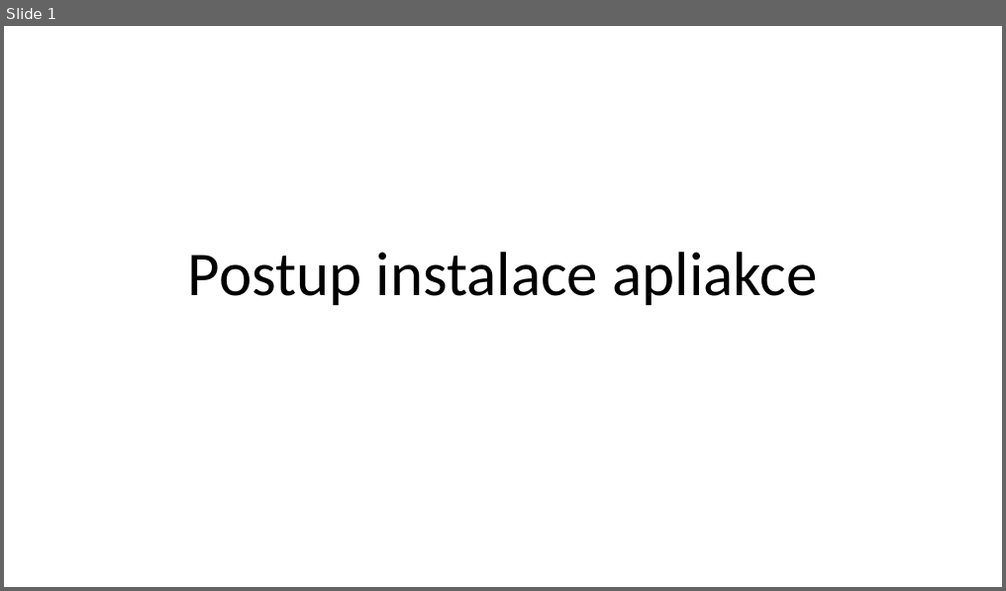
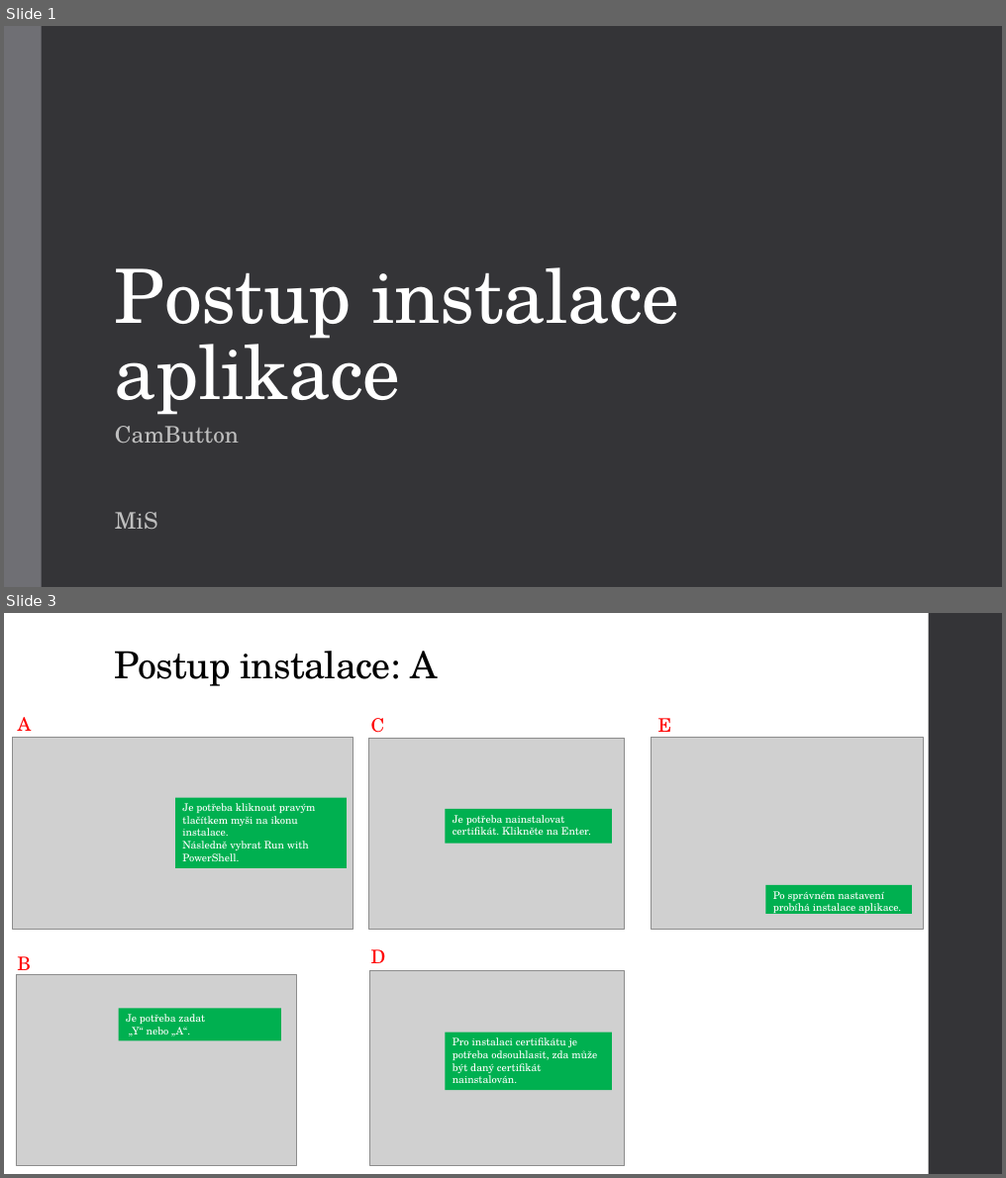
Before and after one commit to F3n1XXV/BadgesProject, a slide deck: UwpCamButton/Dokuments/Postup instalace aplikace.pptx. Shown one above the other, each under a label of ours: slide 1 before the commit, slides 1 and 3 after it; the slides between them are not shown. The pictures are 1006x591 and 1006x1178 pixels, drawn with LibreOffice and Linux fonts; fonts in the diff are those of the drawing; grey boxes stand for pictures. Boxes give left, top, right and bottom in pixels: in the first picture for what was removed or moved away, otherwise in the second. Text is boxed around its words. In the diff, an @@ line names an element or a change of style, - is before the commit and + after.

```diff
--- a/UwpCamButton/Dokuments/Postup instalace aplikace.pptx
+++ b/UwpCamButton/Dokuments/Postup instalace aplikace.pptx
@@ slide 3 added at box(4, 613, 1002, 1174), background #FFFFFF @@
@@ rectangle added at box(929, 613, 1002, 1174), fill #353537 @@
@@ title added at box(115, 651, 437, 686), 36 pt, text #000000 @@
+Postup instalace: A
@@ text added at box(18, 717, 32, 738), 18 pt, text #FF0000 @@
+A
@@ text added at box(371, 718, 385, 739), 18 pt, text #FF0000 @@
+C
@@ text added at box(658, 718, 672, 739), 18 pt, text #FF0000 @@
+E
@@ picture added at box(13, 738, 353, 930) @@
@@ picture added at box(369, 738, 625, 929) @@
@@ picture added at box(650, 738, 924, 929) @@
@@ rectangle added at box(175, 798, 347, 868), fill #00B050, 10 pt, text #FFFFFF @@
+Je potřeba kliknout pravým tlačítkem myši na ikonu instalace.
+Následně vybrat Run with PowerShell.
@@ rectangle added at box(445, 809, 612, 844), fill #00B050, 10 pt, text #FFFFFF @@
+Je potřeba nainstalovat certifikát. Klikněte na Enter.
@@ rectangle added at box(766, 885, 912, 914), fill #00B050, 10 pt, text #FFFFFF @@
+Po správném nastavení probíhá instalace aplikace.
@@ text added at box(17, 957, 31, 977), 18 pt, text #FF0000 @@
+B
@@ text added at box(371, 950, 386, 963), 18 pt, text #FF0000 @@
+D
@@ picture added at box(16, 974, 297, 1166) @@
@@ picture added at box(370, 970, 625, 1166) @@
@@ rectangle added at box(119, 1008, 281, 1042), fill #00B050, 10 pt, text #FFFFFF @@
+Je potřeba zadat
+„Y“ nebo „A“.
@@ rectangle added at box(445, 1032, 612, 1090), fill #00B050, 10 pt, text #FFFFFF @@
+Pro instalaci certifikátu je potřeba odsouhlasit, zda může být daný certifikát nainstalován.
@@ slide 1 changed as well @@
@@ background #FFFFFF to #353537 @@
@@ rectangle added at box(4, 26, 42, 587), fill #6F6F74 @@
@@ title at box(115, 268, 680, 415): text changed; size 60 to 72 pt; font Calibri to TeX Gyre Schola; text colour #000000 to #FFFFFF @@
-Postup instalace apliakce
+Postup instalace aplikace
@@ subtitle added at box(115, 426, 239, 529), 22 pt, text #BFBFBF @@
+CamButton
+MiS
```
Also in this commit, not shown: 3 other slides changed, 13 other files.
